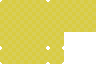
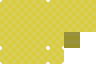
Layer changes from the first (96, 64) image to the second:
painted on "Grass.png" over left=64, top=32, right=80, bottom=48
